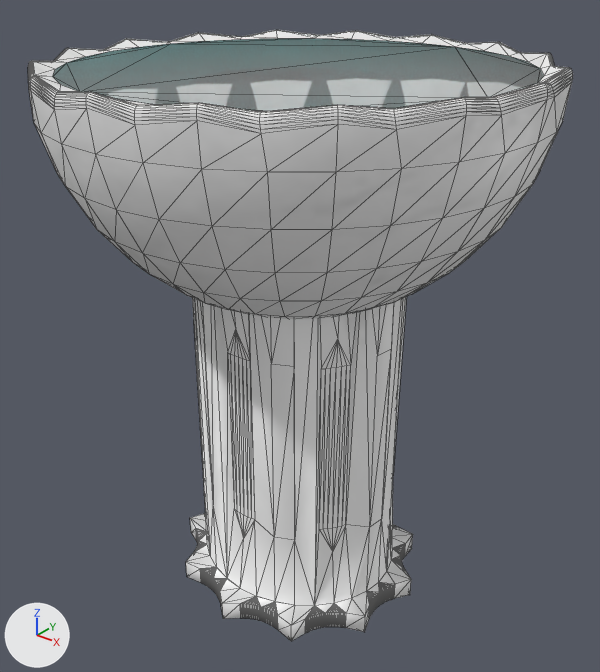
The glTF model Modelos/Fountain.glb as it was, and as the next commit left it.
One viewpoint serves both versions: a 50 mm camera at (-5.742, 13.85, 1.176) aimed at (-6.602, 14.925, 0.51). Arrows for +X, +Y and +Z are at lower left; the lights stay in place. Mesh edges are drawn as thin lines.

The first picture shows 'Fountain'.
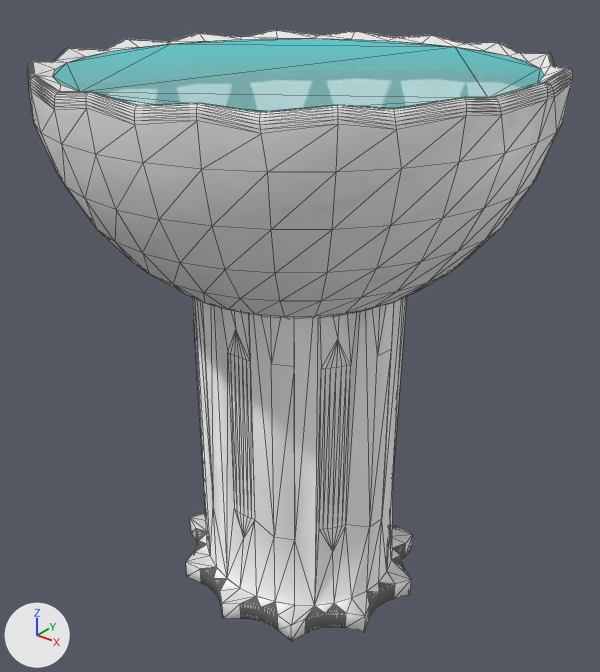
What differs and where, as boxes [x1, y1, x2, y2] in the pictures (600 x 672 px):
'Fountain', surface changed (grey to cyan)
    both: [51, 35, 546, 113]

Edits to the bpy script that builds the scene:
```text
Change mat_water:
    remove mat_water.transmission_weight = 1.0
    mat_water.alpha: 1.0 -> 0.8
```
